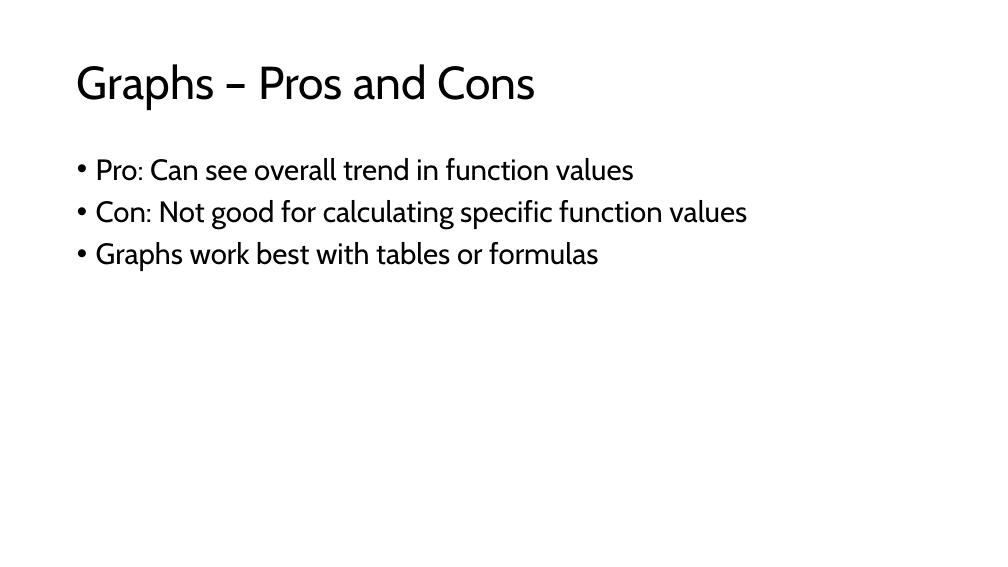
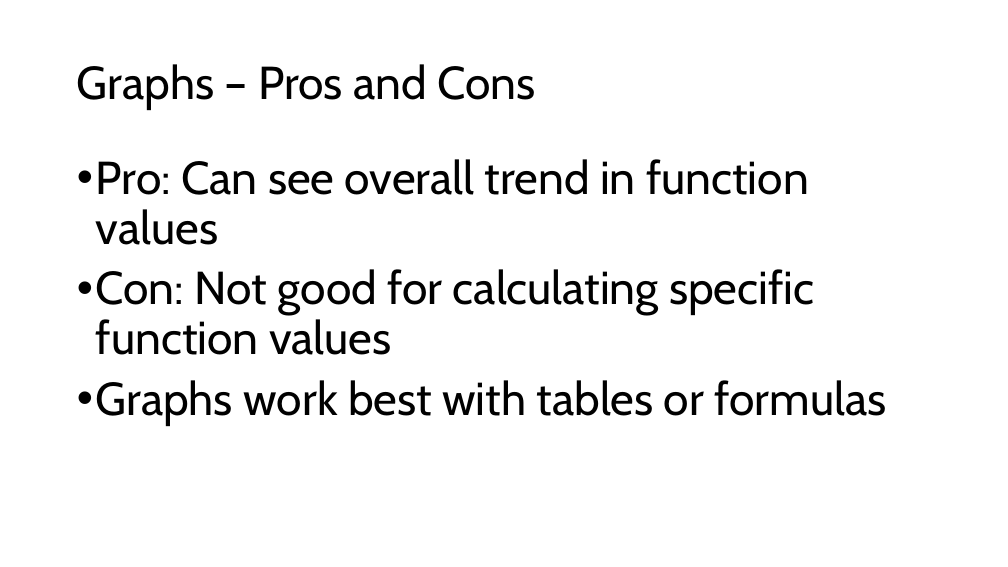
Before and after one commit to Prof-Sears/prof-sears.github.io, a slide deck: slide 3 of video_files/Evaluating Functions From Graphs/Evaluating Functions From Graphs.pptx. Drawn at 1008x567 pixels with LibreOffice and Linux fonts; fonts in the diff are those of the drawing. Boxes give left, top, right and bottom in pixels: in the first picture for what was removed or moved away, otherwise in the second. Text is boxed around its words. In the diff, an @@ line names an element or a change of style, - is before the commit and + after.

```diff
--- a/video_files/Evaluating Functions From Graphs/Evaluating Functions From Graphs.pptx
+++ b/video_files/Evaluating Functions From Graphs/Evaluating Functions From Graphs.pptx
@@ text "Pro: Can see overall trend ..." at (96,159,887,426): size 28 to 44 pt @@
```
Also in this commit, not shown: 3 other slides changed, 10 other files.
